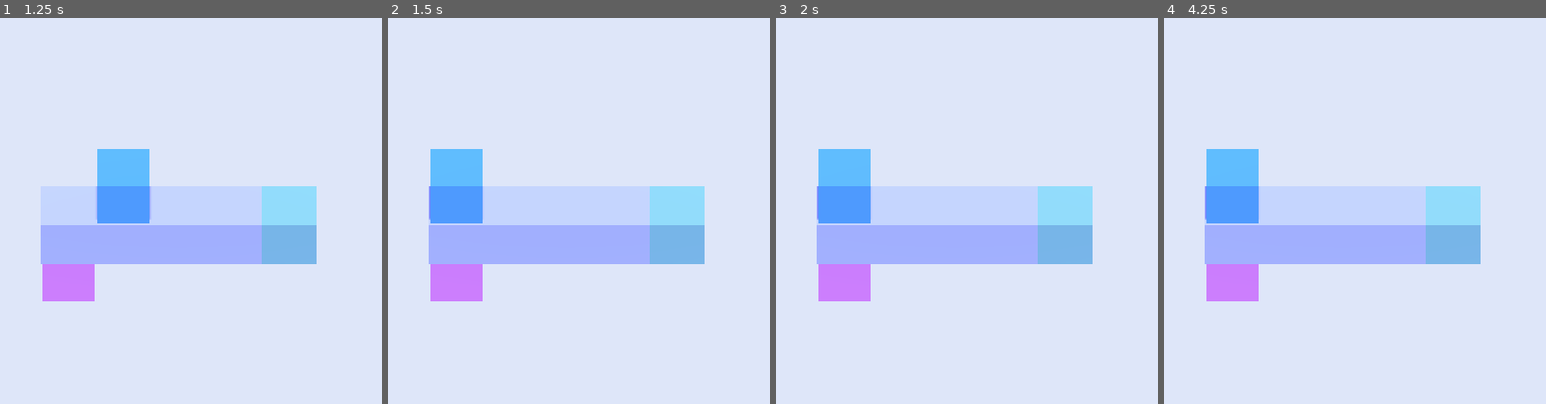
Above: before the commit, frames 1-4 (left to right).
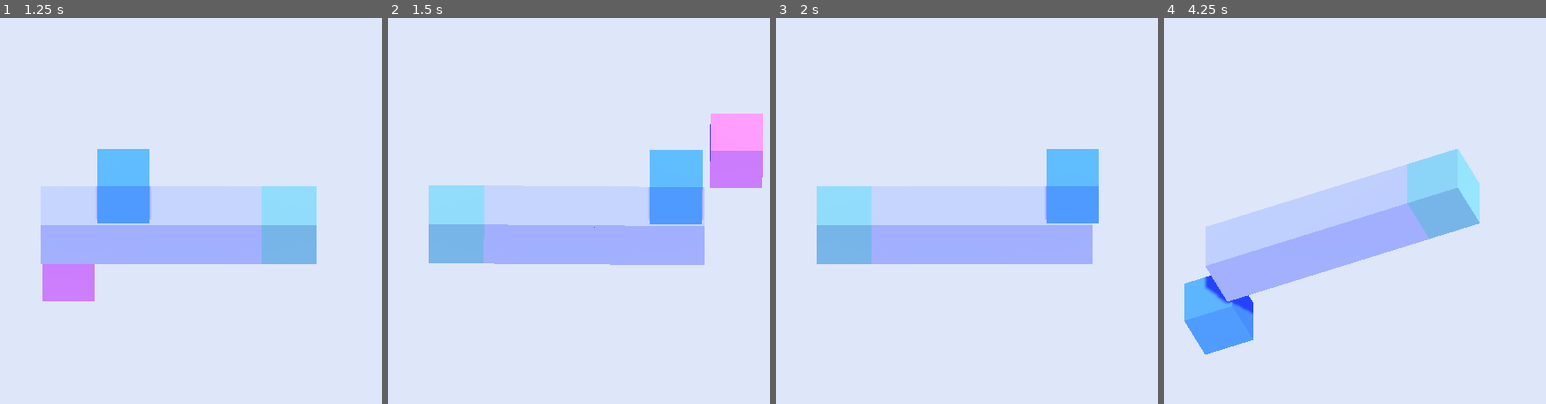
Above: after the commit, the same moments.

Repository: AmyE123/Blocky-Road-Godot
Game: Godot game, scene res://Main.tscn
Same seed, same stepped clock (60 frames per second), same inputs: the game is played once before the commit and once after it.
Inputs:
- Up to frame 1 (1.25 s): tap Enter at 0.5 s; hold Right (move_right) from 0.53 s (still down)
- Up to frame 2 (1.5 s): tap Space (flip_map, bound only after the commit) at 1.25 s; release Right (move_right) at 1.28 s; hold Left (move_left) from 1.28 s (still down)
- Up to frame 3 (2 s): keep holding Left (move_left)
- Up to frame 4 (4.25 s): release Left (move_left) at 2.03 s; hold Right (move_right) 2.03-3.53 s; hold Left (move_left) from 3.53 s (still down); tap Space (flip_map, bound only after the commit) at 4.15 s

Frame 1 is identical in both runs. In frame 2, 13% of the frame differs, in the area x 10-99%, y 24-74%; in frame 3, 9.9%; in frame 4, 15%, in the area x 5-83%, y 33-88%.

Commit message:
Two side rotation puzzle (not working yet)

Diff:
--- a/Project/Levels/Level.gd
+++ b/Project/Levels/Level.gd
@@ -1,17 +1,28 @@
 extends Node
 enum Side {BLUE, RED}
 export var level_side = Side.BLUE
+export var rotate_toggle = false
+export var rotating = false
 
-# Declare member variables here. Examples:
-# var a = 2
-# var b = "text"
+var z_rot = -180
+var completed_level = false
+export var num_completed_players = 0
 
+func _physics_process(delta):
+	if(rotate_toggle):
+		_lerp_rotate_obj(z_rot, delta, $Pivot)
+	else:
+		_lerp_rotate_obj(0, delta, $Pivot)
 
-# Called when the node enters the scene tree for the first time.
-func _ready():
-	pass # Replace with function body.
+	if(num_completed_players == 2):
+		completed_level = true
+		if(completed_level):
+			print("WIN")
 
+func _input(event):
+	if(event.is_action_pressed("flip_map")):
+		rotate_toggle = !rotate_toggle
+		level_side = Side.RED if level_side == Side.BLUE else Side.BLUE
 
-# Called every frame. 'delta' is the elapsed time since the previous frame.
-#func _process(delta):
-#	pass
+func _lerp_rotate_obj(degree, delta, object):
+	object.rotation.z = lerp_angle($Pivot.rotation.z, deg2rad(degree), 20 * delta)
--- a/Project/Levels/Level_1.tscn
+++ b/Project/Levels/Level_1.tscn
@@ -1,22 +1,32 @@
-[gd_scene load_steps=4 format=2]
+[gd_scene load_steps=6 format=2]
 
 [ext_resource path="res://Environment/Block_Ground_Win.tscn" type="PackedScene" id=1]
 [ext_resource path="res://Environment/Block_Ground.tscn" type="PackedScene" id=2]
 [ext_resource path="res://Levels/Level.gd" type="Script" id=3]
+[ext_resource path="res://Players/Player_Red.tscn" type="PackedScene" id=4]
+[ext_resource path="res://Players/Player_Blue.tscn" type="PackedScene" id=5]
 
 [node name="Level_1" type="Node"]
 script = ExtResource( 3 )
 
-[node name="Block_Ground" parent="." instance=ExtResource( 2 )]
+[node name="Pivot" type="Position3D" parent="."]
 
-[node name="Block_Ground6" parent="." instance=ExtResource( 2 )]
+[node name="Player_Blue" parent="Pivot" instance=ExtResource( 5 )]
+transform = Transform( 1, 0, 0, 0, 1, 0, 0, 0, 1, -4, 2, 0 )
+
+[node name="Player_Red" parent="Pivot" instance=ExtResource( 4 )]
+transform = Transform( 1, 0, 0, 0, 1, 0, 0, 0, 1, -4, -2, 0 )
+
+[node name="Block_Ground" parent="Pivot" instance=ExtResource( 2 )]
+
+[node name="Block_Ground6" parent="Pivot" instance=ExtResource( 2 )]
 transform = Transform( 1, 0, 0, 0, 1, 0, 0, 0, 1, -4, 0, 0 )
 
-[node name="Block_Ground2" parent="." instance=ExtResource( 2 )]
+[node name="Block_Ground2" parent="Pivot" instance=ExtResource( 2 )]
 transform = Transform( 1, 0, 0, 0, 1, 0, 0, 0, 1, -2, 0, 0 )
 
-[node name="Block_Ground3" parent="." instance=ExtResource( 2 )]
+[node name="Block_Ground3" parent="Pivot" instance=ExtResource( 2 )]
 transform = Transform( 1, 0, 0, 0, 1, 0, 0, 0, 1, 2, 0, 0 )
 
-[node name="Block_Ground_Win" parent="." instance=ExtResource( 1 )]
+[node name="Block_Ground_Win" parent="Pivot" instance=ExtResource( 1 )]
 transform = Transform( 1, 0, 0, 0, 1, 0, 0, 0, 1, 4, 0, 0 )
--- a/Project/Main.tscn
+++ b/Project/Main.tscn
@@ -1,54 +1,10 @@
-[gd_scene load_steps=7 format=2]
+[gd_scene load_steps=2 format=2]
 
 [ext_resource path="res://Levels/Level_1.tscn" type="PackedScene" id=2]
-[ext_resource path="res://Player.gd" type="Script" id=3]
-
-[sub_resource type="SpatialMaterial" id=2]
-albedo_color = Color( 0.356863, 0.737255, 0.894118, 1 )
-
-[sub_resource type="BoxShape" id=1]
-
-[sub_resource type="SpatialMaterial" id=3]
-albedo_color = Color( 0.356863, 0.737255, 0.894118, 1 )
-
-[sub_resource type="BoxShape" id=4]
 
 [node name="Main" type="Node"]
 
 [node name="Level_1" parent="." instance=ExtResource( 2 )]
-
-[node name="Player_Blue" type="KinematicBody" parent="Level_1"]
-transform = Transform( 1, 0, 0, 0, 1, 0, 0, 0, 1, -4, 2, 0 )
-script = ExtResource( 3 )
-player_color = Color( 0.356863, 0.737255, 0.894118, 1 )
-
-[node name="Pivot" type="Spatial" parent="Level_1/Player_Blue"]
-
-[node name="Character" type="CSGBox" parent="Level_1/Player_Blue/Pivot"]
-width = 1.9
-height = 1.9
-depth = 1.9
-material = SubResource( 2 )
-
-[node name="CollisionShape" type="CollisionShape" parent="Level_1/Player_Blue"]
-shape = SubResource( 1 )
-
-[node name="Player_Red" type="KinematicBody" parent="Level_1"]
-transform = Transform( 1, 0, 0, 0, 1, 0, 0, 0, 1, -4, -2, 0 )
-script = ExtResource( 3 )
-player_color = Color( 0.988235, 0.592157, 0.764706, 1 )
-player_side = 1
-
-[node name="Pivot" type="Spatial" parent="Level_1/Player_Red"]
-
-[node name="Character" type="CSGBox" parent="Level_1/Player_Red/Pivot"]
-width = 1.9
-height = 1.9
-depth = 1.9
-material = SubResource( 3 )
-
-[node name="CollisionShape" type="CollisionShape" parent="Level_1/Player_Red"]
-shape = SubResource( 4 )
 
 [node name="DirectionalLight" type="DirectionalLight" parent="."]
 transform = Transform( 1, 0, 0, 0, 0.5, 0.866025, 0, -0.866025, 0.5, 0, 3, 0 )
--- a/Project/Player.gd
+++ b/Project/Players/Player.gd
@@ -4,12 +4,16 @@
 
 export var fall_acceleration = 100
 export var is_moving = false
+export var is_moving_2 = false
 export var number_of_spaces = 2
 export var player_color = Color(1, 0, 0)
 export var player_side = Side.BLUE
 export var current_level_side = Side.BLUE
 
+export var completed_level = false
 var velocity = Vector3.ZERO
+var is_rotating
+
 
 func _ready():
 	#Set the players material color
@@ -18,26 +22,29 @@
 
 
 func _physics_process(delta):
-	current_level_side = get_parent().get("level_side")
+	current_level_side = get_parent().get_parent().get("level_side")
+	is_rotating = get_parent().get("is_rotating")
 
 	if(player_side == Side.BLUE):
 		velocity.y -= fall_acceleration * delta
 		velocity = move_and_slide(velocity, Vector3.UP)
 
-		if(velocity.y <= -10):
-			print("Fall")
+#	if(velocity.y <= -10):
+#		print("Fall")
 
 	if(player_side == Side.RED):
 		velocity.y += fall_acceleration * delta
 		velocity = move_and_slide(velocity, Vector3.DOWN)
 
-		if(velocity.y >= 10):
-			print("Fall")
+#		if(velocity.y >= 10):
+#			print("Fall")
 
 	for index in get_slide_count():
 		var collision = get_slide_collision(index)
-		if(collision.collider.is_in_group("win_block")):
-			print("Collided")
+		if(collision.collider.is_in_group("win_block") && completed_level != true):
+			get_parent().get_parent().get("num_completed_players") + 1
+			completed_level = true
+			print("Win")
 
 
 func _input(event):
--- a/Project/Player.tscn
+++ b/Project/Players/Player.tscn
@@ -1,6 +1,6 @@
 [gd_scene load_steps=4 format=2]
 
-[ext_resource path="res://Player.gd" type="Script" id=1]
+[ext_resource path="res://Players/Player.gd" type="Script" id=1]
 
 [sub_resource type="SpatialMaterial" id=2]
 albedo_color = Color( 0.356863, 0.737255, 0.894118, 1 )
--- /dev/null
+++ b/Project/Players/Player_Blue.tscn
@@ -0,0 +1,23 @@
+[gd_scene load_steps=4 format=2]
+
+[ext_resource path="res://Players/Player.gd" type="Script" id=1]
+
+[sub_resource type="SpatialMaterial" id=2]
+albedo_color = Color( 0.356863, 0.737255, 0.894118, 1 )
+
+[sub_resource type="BoxShape" id=1]
+
+[node name="Player_Blue" type="KinematicBody"]
+script = ExtResource( 1 )
+player_color = Color( 0.356863, 0.737255, 0.894118, 1 )
+
+[node name="Pivot" type="Spatial" parent="."]
+
+[node name="Character" type="CSGBox" parent="Pivot"]
+width = 1.9
+height = 1.9
+depth = 1.9
+material = SubResource( 2 )
+
+[node name="CollisionShape" type="CollisionShape" parent="."]
+shape = SubResource( 1 )
--- /dev/null
+++ b/Project/Players/Player_Red.tscn
@@ -0,0 +1,24 @@
+[gd_scene load_steps=4 format=2]
+
+[ext_resource path="res://Players/Player.gd" type="Script" id=1]
+
+[sub_resource type="SpatialMaterial" id=2]
+albedo_color = Color( 0.356863, 0.737255, 0.894118, 1 )
+
+[sub_resource type="BoxShape" id=1]
+
+[node name="Player_Red" type="KinematicBody"]
+script = ExtResource( 1 )
+player_color = Color( 0.988235, 0.592157, 0.764706, 1 )
+player_side = 1
+
+[node name="Pivot" type="Spatial" parent="."]
+
+[node name="Character" type="CSGBox" parent="Pivot"]
+width = 1.9
+height = 1.9
+depth = 1.9
+material = SubResource( 2 )
+
+[node name="CollisionShape" type="CollisionShape" parent="."]
+shape = SubResource( 1 )
--- a/Project/project.godot
+++ b/Project/project.godot
@@ -40,7 +40,7 @@
 , Object(InputEventJoypadMotion,"resource_local_to_scene":false,"resource_name":"","device":0,"axis":1,"axis_value":1.0,"script":null)
  ]
 }
-jump={
+flip_map={
 "deadzone": 0.5,
 "events": [ Object(InputEventKey,"resource_local_to_scene":false,"resource_name":"","device":0,"alt":false,"shift":false,"control":false,"meta":false,"command":false,"pressed":false,"scancode":32,"physical_scancode":0,"unicode":0,"echo":false,"script":null)
 , Object(InputEventJoypadButton,"resource_local_to_scene":false,"resource_name":"","device":0,"button_index":0,"pressure":0.0,"pressed":false,"script":null)
